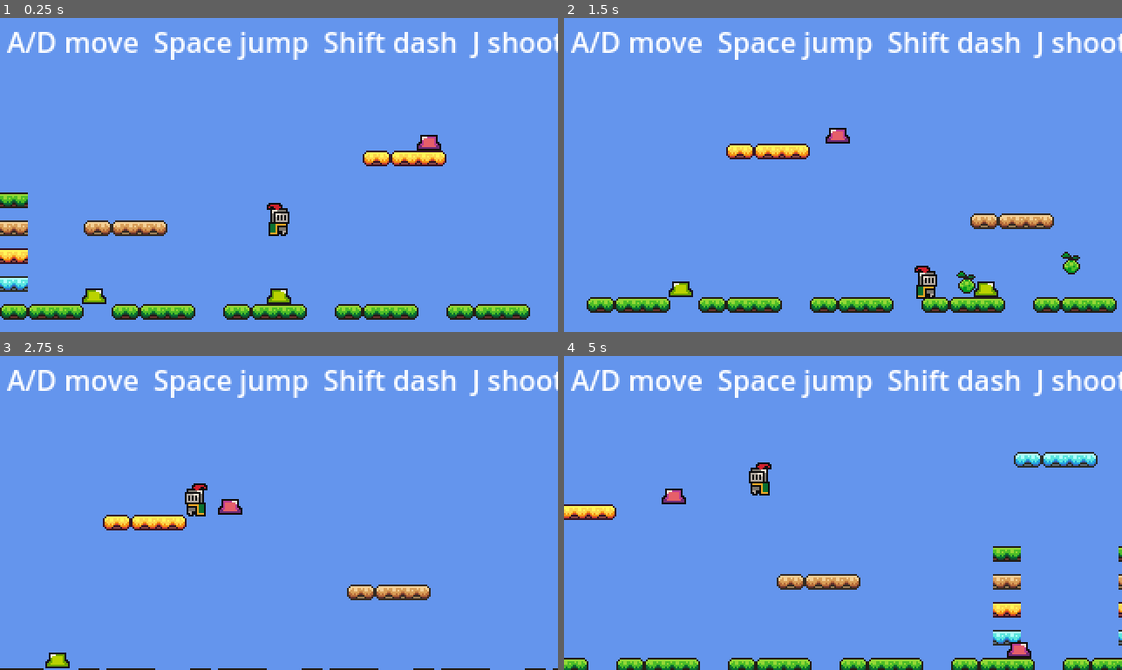
Above: before the commit, frames 1-4 (two rows, left to right).
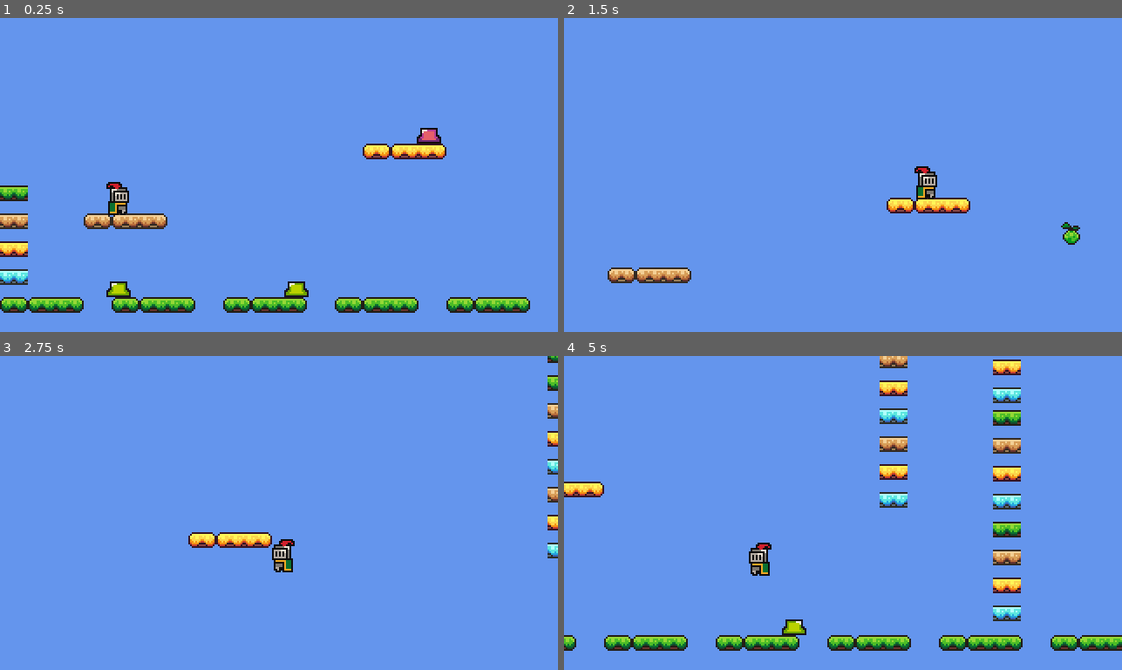
Above: after the commit, the same moments.

Repository: SolutionsByCarson/ScratchPad
Game: Godot game, scene res://scenes/main.tscn
The game is run twice, just before and just after one commit, with the same random seed, the same clock (stepped at 60 frames per second) and the same inputs.
Inputs:
- Up to frame 1 (0.25 s): no input
- Up to frame 2 (1.5 s): hold D (move_right) from 0.53 s (still down); tap Shift (dash) at 0.6 s; tap Space (jump) at 0.77, 1.07 s; tap J (shoot) at 0.8, 1.35 s
- Up to frame 3 (2.75 s): tap Space (jump) at 1.52, 1.55, 1.82, 2.1 s; release D (move_right) at 2.03 s; hold A (move_left) from 2.03 s (still down); tap Shift (dash) at 2.3 s
- Up to frame 4 (5 s): release A (move_left) at 2.78 s; hold D (move_right) 2.78-4.28 s; tap Shift (dash) at 2.85, 4.35 s; tap Space (jump) at 3.02, 3.32, 3.77, 3.8, 4.07, 4.52, 4.82 s; tap J (shoot) at 3.05, 3.6 s; hold A (move_left) from 4.28 s (still down)

The runs differ from the first frame. In frame 1, 13% of the frame differs, in the area x 0-100%, y 4-97%; in frame 2, 11%; in frame 3, 7.0%; in frame 4, 17%, in the area x 0-100%, y 0-100%.

Commit message:
Author wall edits to main.tscn
Hand-edited shaft walls authored by the user. Includes a taller
RectangleShape2D_wall_tall (16x197) and reorganized ShaftLeftWall /
ShaftRightWall structure.

Co-Authored-By: Claude Opus 4.7 (1M context) <noreply@anthropic.com>

Diff:
--- a/scenes/main.tscn
+++ b/scenes/main.tscn
@@ -8,14 +8,14 @@
 [sub_resource type="RectangleShape2D" id="RectangleShape2D_floor"]
 size = Vector2(960, 16)
 
-[sub_resource type="RectangleShape2D" id="RectangleShape2D_platform"]
-size = Vector2(64, 16)
-
 [sub_resource type="RectangleShape2D" id="RectangleShape2D_wall_short"]
 size = Vector2(16, 64)
 
 [sub_resource type="RectangleShape2D" id="RectangleShape2D_wall_tall"]
-size = Vector2(16, 96)
+size = Vector2(16, 197)
+
+[sub_resource type="RectangleShape2D" id="RectangleShape2D_platform"]
+size = Vector2(48.25, 9)
 
 [node name="Main" type="Node2D"]
 
@@ -139,44 +139,72 @@
 region_rect = Rect2(24, 0, 16, 64)
 
 [node name="ShaftLeftWall" type="StaticBody2D" parent="."]
-position = Vector2(480, 112)
+position = Vector2(487, 111)
 
 [node name="CollisionShape2D" type="CollisionShape2D" parent="ShaftLeftWall"]
+position = Vector2(0, -48.5)
 shape = SubResource("RectangleShape2D_wall_tall")
 
+[node name="CollisionShape2D" type="CollisionShape2D" parent="ShaftLeftWall/CollisionShape2D"]
+position = Vector2(-65, -62)
+shape = SubResource("RectangleShape2D_wall_tall")
+
 [node name="Sprite2D" type="Sprite2D" parent="ShaftLeftWall"]
-texture = ExtResource("2_platforms")
-region_enabled = true
-region_rect = Rect2(24, 0, 16, 64)
 position = Vector2(0, 16)
+texture = ExtResource("2_platforms")
+region_enabled = true
+region_rect = Rect2(24, 0, 16, 64)
+
+[node name="Sprite2D2" type="Sprite2D" parent="ShaftLeftWall"]
+position = Vector2(-65, -49)
+texture = ExtResource("2_platforms")
+region_enabled = true
+region_rect = Rect2(24, 0, 16, 64)
+
+[node name="Sprite2D2" type="Sprite2D" parent="ShaftLeftWall/Sprite2D2"]
+position = Vector2(0, -64)
+texture = ExtResource("2_platforms")
+region_enabled = true
+region_rect = Rect2(24, 0, 16, 64)
+
+[node name="Sprite2D2" type="Sprite2D" parent="ShaftLeftWall/Sprite2D2/Sprite2D2"]
+position = Vector2(0, -64)
+texture = ExtResource("2_platforms")
+region_enabled = true
+region_rect = Rect2(24, 0, 16, 64)
 
 [node name="ShaftRightWall" type="StaticBody2D" parent="."]
 position = Vector2(552, 112)
 
-[node name="CollisionShape2D" type="CollisionShape2D" parent="ShaftRightWall"]
-shape = SubResource("RectangleShape2D_wall_tall")
-
 [node name="Sprite2D" type="Sprite2D" parent="ShaftRightWall"]
-texture = ExtResource("2_platforms")
-region_enabled = true
-region_rect = Rect2(24, 0, 16, 64)
-position = Vector2(0, 16)
-
-[node name="ShaftTopPlatform" type="StaticBody2D" parent="."]
-position = Vector2(516, 50)
-
-[node name="CollisionShape2D" type="CollisionShape2D" parent="ShaftTopPlatform"]
-shape = SubResource("RectangleShape2D_platform")
-
-[node name="Sprite2D" type="Sprite2D" parent="ShaftTopPlatform"]
-texture = ExtResource("2_platforms")
-region_enabled = true
-region_rect = Rect2(0, 48, 64, 16)
+position = Vector2(-65, -49)
+texture = ExtResource("2_platforms")
+region_enabled = true
+region_rect = Rect2(24, 0, 16, 64)
+
+[node name="Sprite2D" type="Sprite2D" parent="ShaftRightWall/Sprite2D"]
+position = Vector2(-65, -49)
+texture = ExtResource("2_platforms")
+region_enabled = true
+region_rect = Rect2(24, 0, 16, 64)
+
+[node name="Sprite2D2" type="Sprite2D" parent="ShaftRightWall/Sprite2D"]
+position = Vector2(-65, -49)
+texture = ExtResource("2_platforms")
+region_enabled = true
+region_rect = Rect2(24, 0, 16, 64)
+
+[node name="Sprite2D" type="Sprite2D" parent="ShaftRightWall/Sprite2D/Sprite2D2"]
+position = Vector2(65, -12)
+texture = ExtResource("2_platforms")
+region_enabled = true
+region_rect = Rect2(24, 0, 16, 64)
 
 [node name="Platform1" type="StaticBody2D" parent="."]
 position = Vector2(80, 120)
 
 [node name="CollisionShape2D" type="CollisionShape2D" parent="Platform1"]
+position = Vector2(-7.5, -3)
 shape = SubResource("RectangleShape2D_platform")
 
 [node name="Sprite2D" type="Sprite2D" parent="Platform1"]
@@ -188,28 +216,19 @@
 position = Vector2(240, 80)
 
 [node name="CollisionShape2D" type="CollisionShape2D" parent="Platform2"]
+position = Vector2(-8, -3)
 shape = SubResource("RectangleShape2D_platform")
 
 [node name="Sprite2D" type="Sprite2D" parent="Platform2"]
 texture = ExtResource("2_platforms")
 region_enabled = true
 region_rect = Rect2(0, 32, 64, 16)
-
-[node name="Platform3" type="StaticBody2D" parent="."]
-position = Vector2(380, 120)
-
-[node name="CollisionShape2D" type="CollisionShape2D" parent="Platform3"]
-shape = SubResource("RectangleShape2D_platform")
-
-[node name="Sprite2D" type="Sprite2D" parent="Platform3"]
-texture = ExtResource("2_platforms")
-region_enabled = true
-region_rect = Rect2(0, 16, 64, 16)
 
 [node name="Platform4" type="StaticBody2D" parent="."]
 position = Vector2(640, 100)
 
 [node name="CollisionShape2D" type="CollisionShape2D" parent="Platform4"]
+position = Vector2(-8.5, -3)
 shape = SubResource("RectangleShape2D_platform")
 
 [node name="Sprite2D" type="Sprite2D" parent="Platform4"]
@@ -218,12 +237,19 @@
 region_rect = Rect2(0, 32, 64, 16)
 
 [node name="Platform5" type="StaticBody2D" parent="."]
-position = Vector2(740, 60)
+position = Vector2(527, -22)
 
 [node name="CollisionShape2D" type="CollisionShape2D" parent="Platform5"]
+position = Vector2(16, -3.5)
 shape = SubResource("RectangleShape2D_platform")
 
 [node name="Sprite2D" type="Sprite2D" parent="Platform5"]
+texture = ExtResource("2_platforms")
+region_enabled = true
+region_rect = Rect2(0, 48, 64, 16)
+
+[node name="Sprite2D" type="Sprite2D" parent="Platform5/Sprite2D"]
+position = Vector2(48, 0)
 texture = ExtResource("2_platforms")
 region_enabled = true
 region_rect = Rect2(0, 48, 64, 16)
@@ -232,6 +258,7 @@
 position = Vector2(820, 130)
 
 [node name="CollisionShape2D" type="CollisionShape2D" parent="Platform6"]
+position = Vector2(-8.125, -3)
 shape = SubResource("RectangleShape2D_platform")
 
 [node name="Sprite2D" type="Sprite2D" parent="Platform6"]
@@ -243,6 +270,7 @@
 position = Vector2(880, 80)
 
 [node name="CollisionShape2D" type="CollisionShape2D" parent="Platform7"]
+position = Vector2(-8.25, -3.5)
 shape = SubResource("RectangleShape2D_platform")
 
 [node name="Sprite2D" type="Sprite2D" parent="Platform7"]
@@ -251,7 +279,7 @@
 region_rect = Rect2(0, 32, 64, 16)
 
 [node name="Player" parent="." instance=ExtResource("1_player")]
-position = Vector2(160, 80)
+position = Vector2(68, 95)
 
 [node name="Slime" parent="." instance=ExtResource("3_slime")]
 position = Vector2(60, 148)
@@ -268,17 +296,7 @@
 [node name="Slime5" parent="." instance=ExtResource("3_slime")]
 position = Vector2(820, 148)
 
-[node name="Slime6" parent="." instance=ExtResource("4_slime_purple")]
-position = Vector2(516, 148)
-
 [node name="Slime7" parent="." instance=ExtResource("4_slime_purple")]
 position = Vector2(240, 60)
 
 [node name="HUD" type="CanvasLayer" parent="."]
-
-[node name="Controls" type="Label" parent="HUD"]
-offset_left = 4.0
-offset_top = 2.0
-offset_right = 320.0
-offset_bottom = 24.0
-text = "A/D move  Space jump  Shift dash  J shoot  hold into wall to cling"
Not shown: 1 places in scenes/main.tscn that only renumber resources
